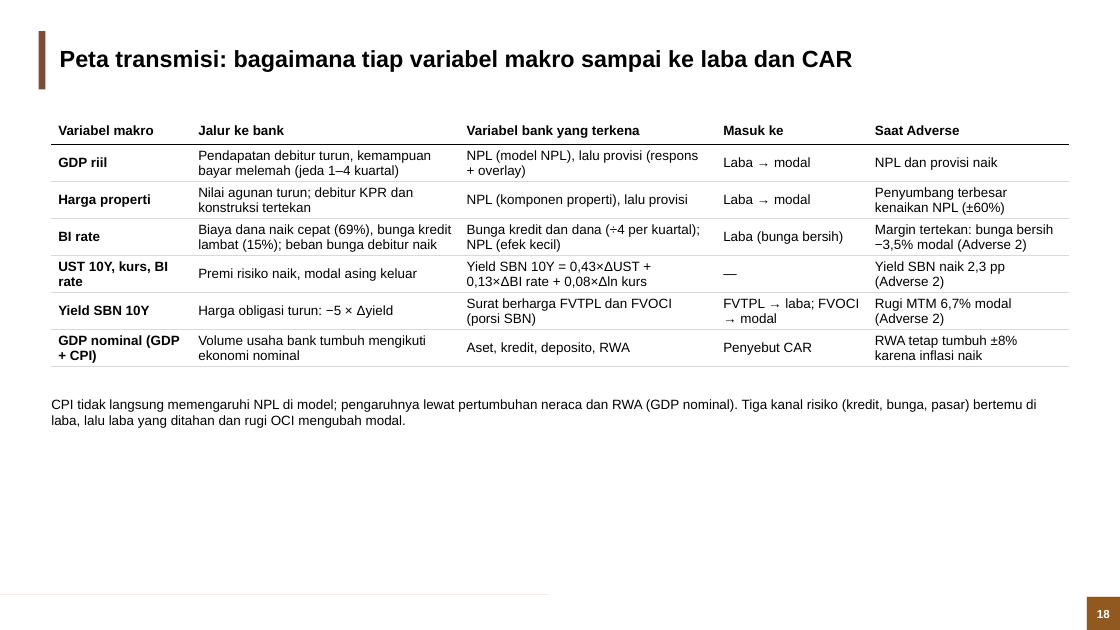
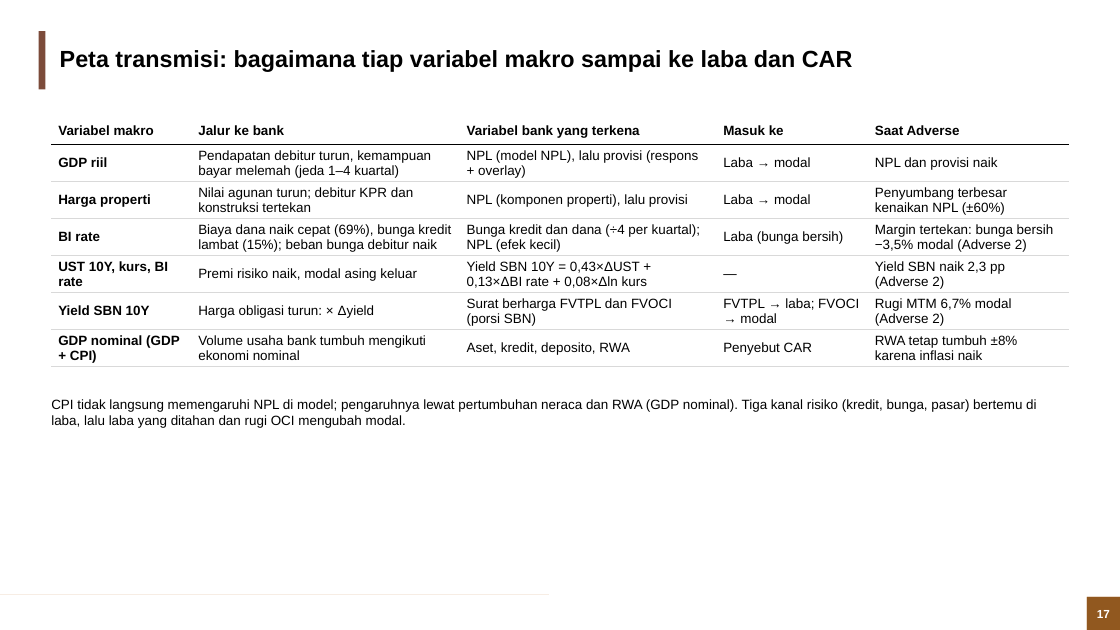
Before and after one commit to muhamadhaikal128/banking-stress-test, a slide deck: slide 17 of Banking Stress Test (Solvency).pptx (slide 18 before the commit). Drawn at 1120x630 pixels with LibreOffice and Linux fonts; fonts in the diff are those of the drawing; background and template pictures are left out. Boxes give left, top, right and bottom in pixels: in the first picture for what was removed or moved away, otherwise in the second. Text is boxed around its words. In the diff, an @@ line names an element or a change of style, - is before the commit and + after.

```diff
--- a/Banking Stress Test (Solvency).pptx
+++ b/Banking Stress Test (Solvency).pptx
@@ table at (51,117,1070,380) @@
-row 6, column 2: Harga obligasi turun: −5 × Δyield
+row 6, column 2: Harga obligasi turun: × Δyield
@@ page number at (1097,610,1110,618): text changed @@
-18
+17
```
Also in this commit, not shown: 35 other slides changed, 1 slide removed, 1 other file.
